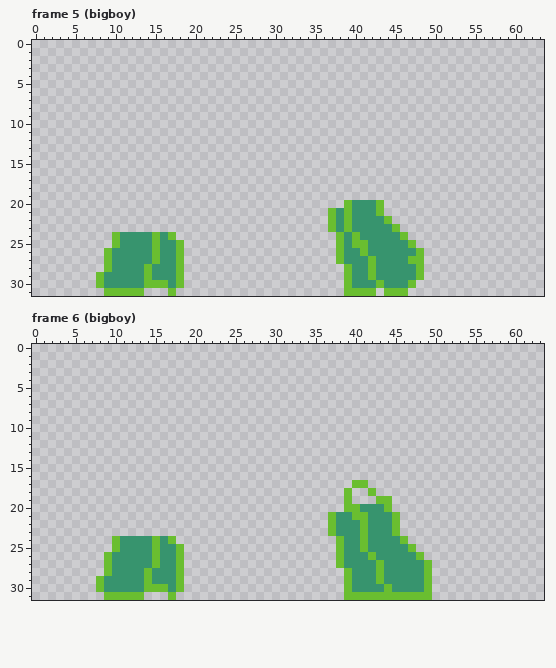
Two states of a pixel-art file, assets/bunnyhop/turtle.aseprite. That is the earlier state.
64x32 pixels, 8 frames. Shown: frame 5 (bigboy), frame 6 (bigboy). The commit also changed other frames, which this record leaves out.
New version:
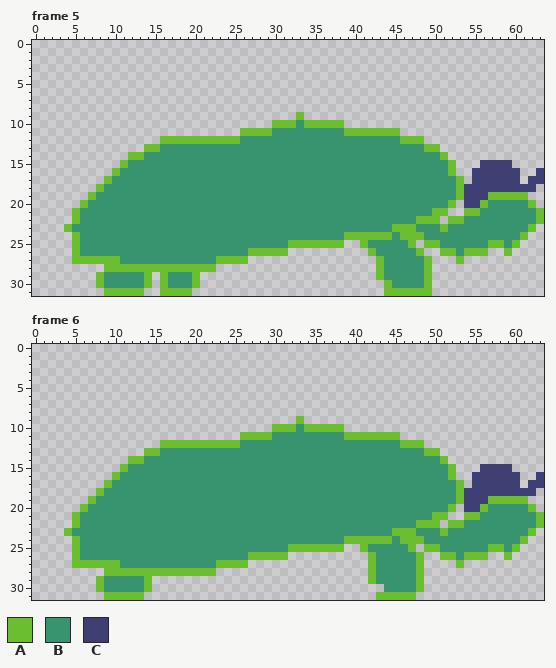
Palette (. is transparent): A #6abe30  B #37946e  C #3f3f74
From old to new:
layer "feetback" now hidden
layer "feetfront" now shown
layer "head" now shown
layer "shell" now shown
Changed rows in their new state; - is an unchanged pixel.
Frame 5:
first column x 4:
 9 -----------------------------A------------------------------
10 --------------------------AAABAAAAA-------------------------
11 ----------------------AAAABBBBBBBBBAAAAAAA------------------
12 ------------AAAAAAAAAABBBBBBBBBBBBBBBBBBBBAAA---------------
13 ----------AABBBBBBBBBBBBBBBBBBBBBBBBBBBBBBBBBAA-------------
14 --------AABBBBBBBBBBBBBBBBBBBBBBBBBBBBBBBBBBBBBA------------
15 -------ABBBBBBBBBBBBBBBBBBBBBBBBBBBBBBBBBBBBBBBBA---CCCC----
16 ------ABBBBBBBBBBBBBBBBBBBBBBBBBBBBBBBBBBBBBBBBBA--CCCCCC--C
17 -----ABBBBBBBBBBBBBBBBBBBBBBBBBBBBBBBBBBBBBBBBBBBA-CCCCCC-CC
18 ----ABBBBBBBBBBBBBBBBBBBBBBBBBBBBBBBBBBBBBBBBBBBBACCCCCCCCC-
19 ---ABBBBBBBBBBBBBBBBBBBBBBBBBBBBBBBBBBBBBBBBBBBBBACCCAAAAA--
20 --ABBBBBBBBBBBBBBBBBBBBBBBBBBBBBBBBB---BBBBBBBBBA-CCABBBBBA-
21 -ABBBBBBBBBBBBBBBBBBBBBBBBBBBBBBBB-B---BBBBBBBAA--AABBBBBBBA
22 -ABBBBBBBBBBBBBBBBBBBBBBBBBBBBBBBB-B----BBBBAAA-AABBBBBBBBBA
23 ABBBBBBBBBBBBBBBBBBBBBBBBBBBBBBBBB-B------AABBBABBBBBBBBBBA-
24 -ABBBBB----B-BBBBBBBBBBBBBBBBBBBBBBA-AAAA--AABBBBBBBBBBBBA--
25 -ABBBBB----B--BBBBBBBBBBBBBBAAAAAA-..--------AABBBBBBAABA---
26 -ABBBB-----B--BBBBBBBBBAAAAA------....A--------AABAAA--A----
27 -AAAA-A----B--BBBBBAAAA-----------.....A---BBA---A----------
28 ------AAAA-AAA-AAAA----------------....A----BA--------------
29 -----------.A-BBA------------------....A----BA--------------
30 -----------.--BBA------------------.....A--BBA--------------
31 ------------A-AA-------------------....----AAA--------------
Frame 6:
first column x 4:
 9 -----------------------------A------------------------------
10 --------------------------AAABAAAAA-------------------------
11 ----------------------AAAABBBBBBBBBAAAAAAA------------------
12 ------------AAAAAAAAAABBBBBBBBBBBBBBBBBBBBAAA---------------
13 ----------AABBBBBBBBBBBBBBBBBBBBBBBBBBBBBBBBBAA-------------
14 --------AABBBBBBBBBBBBBBBBBBBBBBBBBBBBBBBBBBBBBA------------
15 -------ABBBBBBBBBBBBBBBBBBBBBBBBBBBBBBBBBBBBBBBBA---CCCC----
16 ------ABBBBBBBBBBBBBBBBBBBBBBBBBBBBBBBBBBBBBBBBBA--CCCCCC--C
17 -----ABBBBBBBBBBBBBBBBBBBBBBBBBBBBBBBBBBBBBBBBBBBA-CCCCCC-CC
18 ----ABBBBBBBBBBBBBBBBBBBBBBBBBBBBBBBBBBBBBBBBBBBBACCCCCCCCC-
19 ---ABBBBBBBBBBBBBBBBBBBBBBBBBBBBBBBBBBBBBBBBBBBBBACCCAAAAA--
20 --ABBBBBBBBBBBBBBBBBBBBBBBBBBBBBBBBBB---BBBBBBBBA-CCABBBBBA-
21 -ABBBBBBBBBBBBBBBBBBBBBBBBBBBBBBBB--BB---BBBBBAA--AABBBBBBBA
22 -ABBBBBBBBBBBBBBBBBBBBBBBBBBBBBBBB---B---BBBAAA-AABBBBBBBBBA
23 ABBBBBBBBBBBBBBBBBBBBBBBBBBBBBBBBB---B----AABBBABBBBBBBBBBA-
24 -ABBBBB----B-BBBBBBBBBBBBBBBBBBBBBBAA-AAA--AABBBBBBBBBBBBA--
25 -ABBBBB----B--BBBBBBBBBBBBBBAAAAAA-..--------AABBBBBBAABA---
26 -ABBBB-----B--BBBBBBBBBAAAAA------....---------AABAAA--A----
27 -AAAA-A----B--BBBBBAAAA-----------....AB----A.---A----------
28 ------AAAA-AAA-AAAA----------------...AB----A.--------------
29 -----------....--------------------...AB----A.--------------
30 -----------....--------------------.....B---A.--------------
31 -------------.---------------------....-----..--------------
